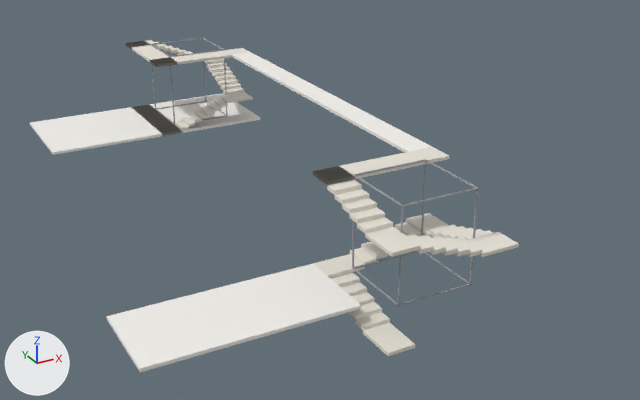
One commit to the glTF model examples/walkthrough/ideal/diagram.glb: the scene before it, then after it.
The view is the same before and after, from a 50 mm camera at (-12.0, -47.2, 17.8) aimed at (8.1, -10.7, -0.5). Every picture has the same lights, and +X, +Y and +Z are marked at lower left. The older version comes first. Vertices at exactly the same position are counted once.

In view in the first picture: 'atrium', 'floor', 'stairs'.
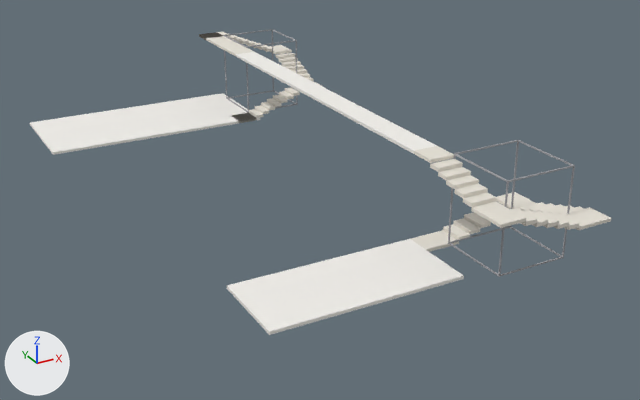
Patch to the scene script:
```diff
--- a/examples/walkthrough/ideal/diagram.glb.py
+++ b/examples/walkthrough/ideal/diagram.glb.py
@@ me_floor @@
 # used by ob_floor; location = (0.0, 0.0, 0.0)
-me_floor.from_pydata(...)  # 24 vertices, 36 faces; spans x -5.0..10.5, y -21.5..7.5, z -0.2..4.2
+me_floor.from_pydata(...)  # 24 vertices, 36 faces; spans x -2.5..10.5, y -21.5..7.5, z -0.2..4.2
+# me_floor part 1: the loose piece of 8 vertices spanning x 8.8..10.0, y -17.5..1.5, z 4.1..4.2 is moved by (0.2, 0.0, 0.0)
+# me_floor part 2: the loose piece of 8 vertices spanning x -5.0..4.0, y -21.5..-17.5, z -0.2..0.0 is moved by (5.0, 0.0, 0.0)
 me_floor.materials.append(mat_floor)
@@ me_stairs @@
 # used by ob_stairs; location = (0.0, 0.0, 0.0)
-me_stairs.from_pydata(...)  # 408 vertices, 816 faces; spans x 4.0..10.0, y -23.5..7.5, z -1.2..4.2
+me_stairs.from_pydata(...)  # 352 vertices, 696 faces; spans x 9.0..15.0, y -23.5..7.5, z -0.2..4.2
+# me_stairs part 3: the loose piece of 54 vertices spanning x 8.3..10.0, y 1.5..5.8, z 1.3..2.7 is moved by (5.0, 0.0, 0.0)
+# me_stairs part 4: the loose piece of 54 vertices spanning x 5.7..10.0, y 5.8..7.5, z 2.7..4.1 is moved by (5.0, 0.0, 0.0)
+# me_stairs part 5: the loose piece of 42 vertices spanning x 4.0..5.2, y -23.5..-18.8, z 3.0..4.1 is moved by (5.0, 0.0, 0.0)
+# me_stairs part 6: the loose piece of 42 vertices spanning x 5.2..10.0, y -23.5..-22.2, z 2.0..3.0 is moved by (5.0, 0.0, 0.0)
+# me_stairs part 7: the loose piece of 42 vertices spanning x 8.8..10.0, y -22.2..-17.5, z 0.9..1.9 is moved by (5.0, 0.0, 0.0)
+# me_stairs part 8: the loose piece of 32 vertices spanning x 5.8..8.8, y -18.8..-17.5, z 0.0..0.9 is moved by (5.0, 0.0, 0.0)
+# me_stairs part 9: the loose piece of 12 vertices spanning x 4.0..5.8, y -18.8..-17.5, z -0.2..0.0 is moved by (5.0, 0.0, 0.0)
+# me_stairs part 10: a new loose piece, a box spanning x 9.0..10.25, y -18.75..-17.5, z 4.1..4.25, in mat_stairs (white #e7e2d7)
+# me_stairs part 11: a new loose piece of 50 vertices spanning x 9.0..13.3, y 1.5..2.8, z -0.2..1.2, in mat_stairs (white #e7e2d7)
+# me_stairs part 12: a new loose piece of 16 vertices spanning x 9.0..10.7, y 1.5..7.5, z 4.1..4.2, in mat_stairs (white #e7e2d7)
+# me_stairs part 13: the loose piece of 54 vertices spanning x 4.0..8.3, y 1.5..7.5, z -0.2..1.2 is deleted
+# me_stairs part 14: the loose piece of 42 vertices spanning x 4.0..5.2, y -23.5..-18.8, z -1.2..-0.2 is deleted
+# me_stairs part 15: the loose piece of 12 vertices spanning x 4.0..10.0, y -18.8..-17.5, z 4.1..4.2 is deleted
+# me_stairs part 16: 22 vertices removed from x 4.0..10.0, y 1.5..7.5, z 4.1..4.2
 me_stairs.materials.append(mat_stairs)
@@ me_atrium @@
 # used by ob_atrium; location = (0.0, 0.0, 0.0)
-me_atrium.from_pydata(...)  # 192 vertices, 288 faces; spans x 5.2..8.8, y -22.3..6.3, z 0.0..4.3
+me_atrium.from_pydata(...)  # 192 vertices, 288 faces; spans x 10.2..13.8, y -22.3..6.3, z 0.0..4.3
+# me_atrium part 17: the whole mesh is moved by (5.0, 0.0, 0.0)
 me_atrium.materials.append(mat_atrium)
```

What differs and where, as boxes [x1, y1, x2, y2] in the pictures (640 x 400 px; the box of a moved part takes in the faces that stretch with it):
'floor', reshaped (8% wider, 12% shorter)
    before: [30, 52, 432, 372]
    after: [30, 52, 464, 335]
'stairs', reshaped (30% shorter)
    before: [125, 40, 519, 356]
    after: [199, 32, 612, 252]
'atrium', moved
    before: [150, 38, 479, 306]
    after: [224, 29, 575, 277]
part 1 of me_floor, moved or reshaped
    before: [232, 52, 432, 152]
    after: [236, 52, 437, 154]
part 2 of me_floor, moved or reshaped
    before: [106, 264, 361, 372]
    after: [227, 239, 464, 335]
part 3 of me_stairs, moved or reshaped
    before: [207, 62, 253, 103]
    after: [276, 53, 323, 92]
part 4 of me_stairs, moved or reshaped
    before: [155, 42, 224, 64]
    after: [228, 33, 292, 54]
part 5 of me_stairs, moved or reshaped
    before: [327, 180, 421, 257]
    after: [430, 159, 526, 228]
part 6 of me_stairs, moved or reshaped
    before: [407, 232, 519, 257]
    after: [511, 207, 612, 230]
part 7 of me_stairs, moved or reshaped
    before: [406, 213, 493, 240]
    after: [496, 192, 584, 214]
part 8 of me_stairs, moved or reshaped
    before: [350, 222, 422, 265]
    after: [443, 212, 491, 240]
part 9 of me_stairs, moved or reshaped
    before: [313, 254, 365, 278]
    after: [411, 230, 459, 252]
part 10 of me_stairs, added
    after: [414, 146, 454, 163]
part 11 of me_stairs, added
    after: [232, 87, 300, 123]
part 12 of me_stairs, added
    after: [199, 32, 254, 56]
part 13 of me_stairs, deleted
    before: [131, 98, 228, 136]
part 14 of me_stairs, deleted
    before: [331, 273, 416, 356]
part 15 of me_stairs, deleted
    before: [312, 147, 450, 185]
part 16 of me_stairs, deleted
    before: [125, 40, 250, 67]
